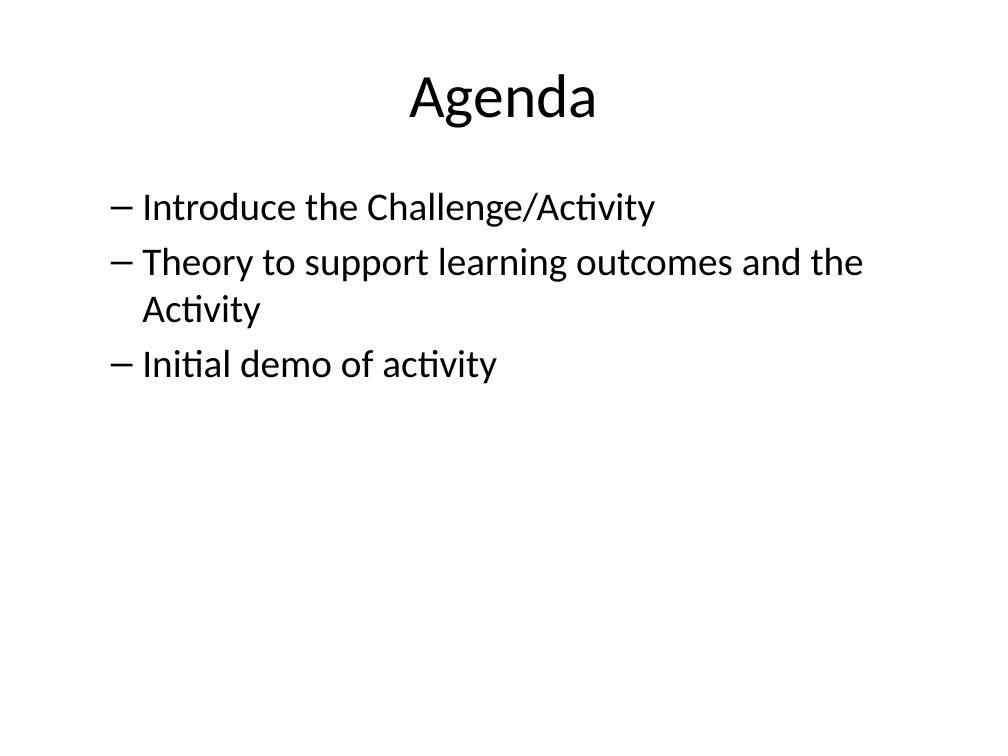
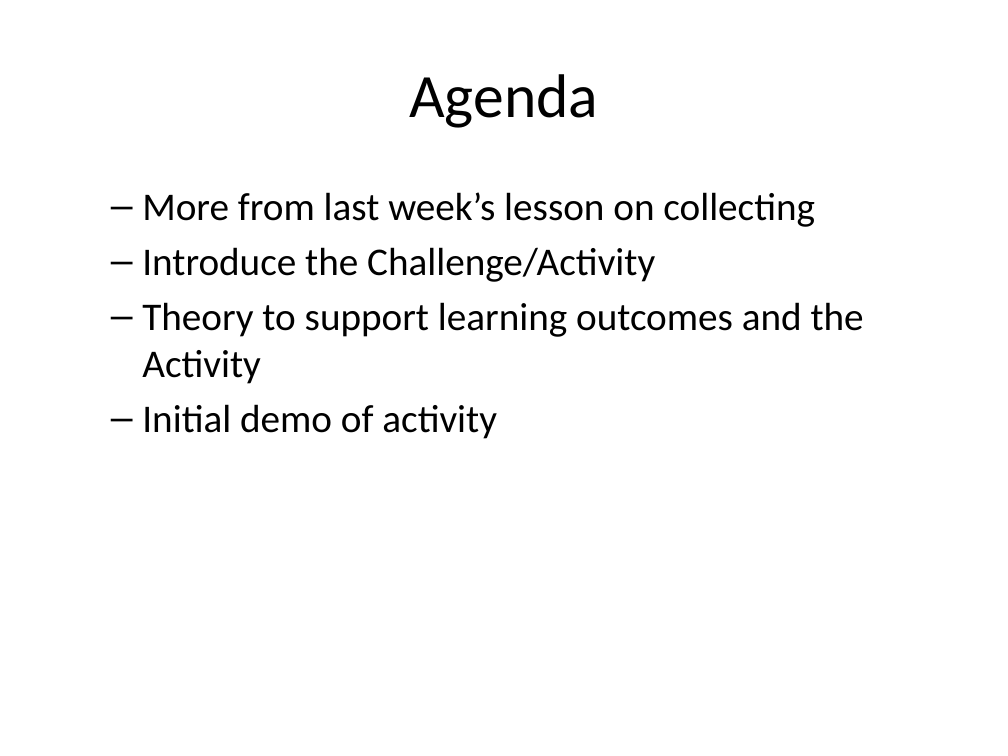
Before and after one commit to rhildred/INFO8985, a slide deck: slide 2 of database_analysis/slides.pptx. Drawn at 1008x756 pixels with LibreOffice and Linux fonts; fonts in the diff are those of the drawing. Boxes give left, top, right and bottom in pixels: in the first picture for what was removed or moved away, otherwise in the second. Text is boxed around its words. In the diff, an @@ line names an element or a change of style, - is before the commit and + after.

```diff
--- a/database_analysis/slides.pptx
+++ b/database_analysis/slides.pptx
@@ text at (142,192,815,227): paragraph added @@
+  – More from last week’s lesson on collecting
```
Also in this commit, not shown: 1 other slide changed, 17 slides added, 15 other files.
